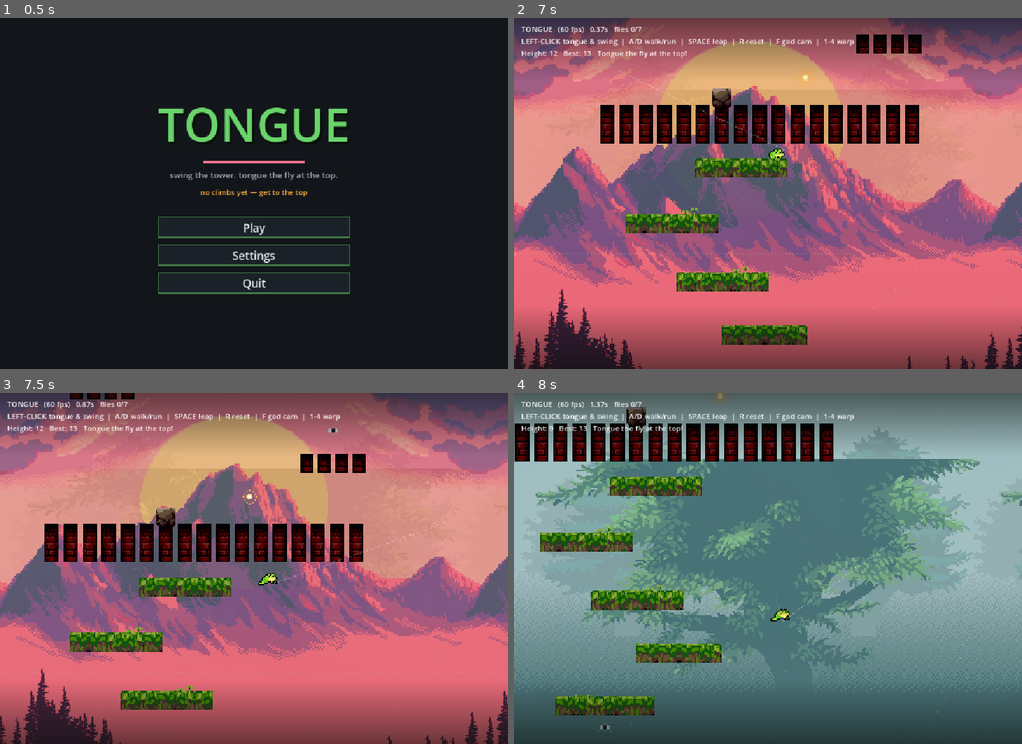
Above: before the commit, frames 1-4 (two rows, left to right).
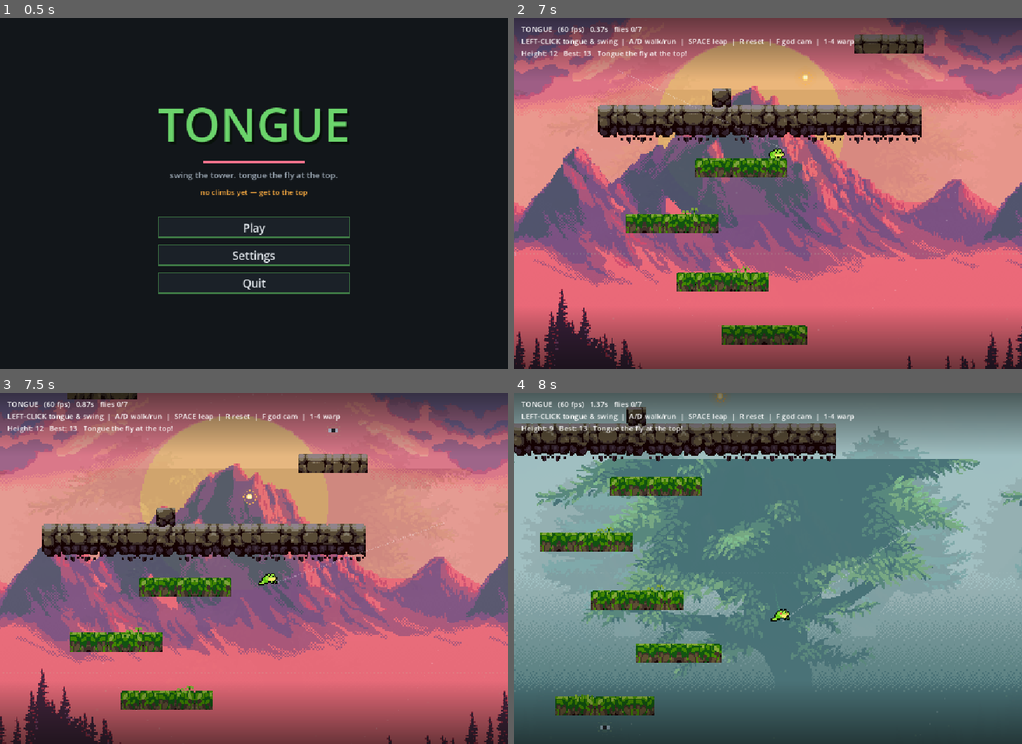
Above: after the commit, the same moments.

Repository: asg86260/Tongue
Game: Godot game, scene res://Title.tscn
Two runs of this game, one before a commit and one after it. Both use one fixed random seed, a clock stepped at 60 frames per second and the inputs below.
Inputs (mouse positions are in pixels of both pictures, inside the frame that each line leads up to):
- Up to frame 1 (0.5 s): no input
- Up to frame 2 (7 s): click "Play" at 0.5 s; tap Enter at 1.25 s; move the mouse to (879, 175) at 1.27 s; press the mouse at (879, 175) at 1.28 s; hold D (move_right) 1.28-2.03 s; tap Space (jump) at 1.52, 1.82, 2.27, 2.57, 3.77, 4.07, 4.52, 4.82, 5.27, 5.57, 6.77 s; move the mouse to (666, 211) at 2.02 s; release the mouse at (666, 211) at 2.03 s; hold S (move_down) 2.03-2.78 s; tap F (godcam) at 2.1, 6.6 s; move the mouse to (818, 116) at 2.77 s; hold D (move_right) 2.78-3.53 s; hold E (zoom_in) 2.78-3.53 s; move the mouse to (742, 263) at 3.52 s; hold W (move_up) 3.53-4.28 s; tap Q (zoom_out) at 3.6 s; click (742, 263) at 3.67 s; move the mouse to (920, 246) at 4.27 s; hold A (move_left) 4.28-5.78 s; tap 1 at 4.35 s; move the mouse to (615, 140) at 5.02 s; tap 9 at 5.1 s; move the mouse to (793, 193) at 5.77 s; press the mouse at (793, 193) at 5.78 s; hold S (move_down) 5.78-6.53 s; move the mouse to (691, 105) at 6.52 s; release the mouse at (691, 105) at 6.53 s; hold D (move_right) from 6.53 s (still down)
- Up to frame 3 (7.5 s): tap Space (jump) at 7.07 s; move the mouse to (365, 550) at 7.27 s; release D (move_right) at 7.28 s; hold W (move_up) from 7.28 s (still down); hold E (zoom_in) from 7.28 s (still down)
- Up to frame 4 (8 s): keep holding W (move_up); keep holding E (zoom_in); tap Space (jump) at 7.52, 7.82 s

Frame 1 is identical in both runs. In frame 2, 6.9% of the frame differs, in the area x 16-81%, y 4-36%; in frame 3, 7.1%, in the area x 8-73%, y 0-49%; in frame 4, 6.0%.

Commit message:
Fix biome ground materials (the dark brick was untileable block art)
Previewed candidate ledges offline first: the 'dark brick' (col-1) tiles are
individual blocks with gaps, not a tileable ground. Replace with proper tileable
materials + tuned tints: Ruins = cold grey rock, Cliffs = deep red terracotta
brick, Peak = gold terracotta/sandstone. Woods unchanged (leafy).

Co-Authored-By: Claude Opus 4.8 <noreply@anthropic.com>

Diff:
--- a/Biome.gd
+++ b/Biome.gd
@@ -8,9 +8,9 @@
 # Tints are tuned to harmonise the platforms with each biome's backdrop scene.
 const BANDS := [
 	{ "h": 0.0,  "tint": Color(1.00, 1.04, 0.96) },   # Woods  — lush green forest
-	{ "h": 13.0, "tint": Color(0.90, 0.90, 1.06) },   # Ruins  — cool blue-purple peaks
-	{ "h": 27.0, "tint": Color(1.12, 0.86, 0.70) },   # Cliffs — warm red dusk
-	{ "h": 40.0, "tint": Color(1.12, 0.94, 0.76) },   # Peak   — warm canyon gold
+	{ "h": 13.0, "tint": Color(0.82, 0.90, 1.10) },   # Ruins  — cold grey stone
+	{ "h": 27.0, "tint": Color(0.98, 0.78, 0.60) },   # Cliffs — deep red dusk brick (muted)
+	{ "h": 40.0, "tint": Color(1.08, 0.90, 0.64) },   # Peak   — gold canyon sandstone
 ]
 
 static func index(hm: float) -> int:
--- a/Game.gd
+++ b/Game.gd
@@ -99,10 +99,10 @@
 
 # per-biome ground material (top tiles over body tiles; a random one is picked per cell)
 const GROUND := [
-	{ "top": [Vector2i(5, 7), Vector2i(6, 7)], "body": [Vector2i(5, 8), Vector2i(6, 8)] },     # Woods  — leafy
-	{ "top": [Vector2i(1, 13)],                "body": [Vector2i(1, 14)] },                    # Ruins  — dark brick
-	{ "top": [Vector2i(8, 7), Vector2i(9, 7)], "body": [Vector2i(8, 8), Vector2i(9, 8)] },     # Cliffs — grey rock
-	{ "top": [Vector2i(14, 7), Vector2i(15, 7)], "body": [Vector2i(14, 12), Vector2i(15, 12)] }, # Peak — terracotta
+	{ "top": [Vector2i(5, 7), Vector2i(6, 7)],   "body": [Vector2i(5, 8), Vector2i(6, 8)] },   # Woods  — leafy
+	{ "top": [Vector2i(8, 7), Vector2i(9, 7)],   "body": [Vector2i(8, 8), Vector2i(9, 8)] },   # Ruins  — grey rock (cool)
+	{ "top": [Vector2i(14, 5), Vector2i(15, 5)], "body": [Vector2i(14, 7), Vector2i(15, 7)] }, # Cliffs — terracotta brick
+	{ "top": [Vector2i(14, 7), Vector2i(15, 7)], "body": [Vector2i(14, 12), Vector2i(15, 12)] }, # Peak — terracotta floor
 ]
 # sparse biome props placed on top of ledges (tasteful detail, not every cell)
 const PROPS := [
